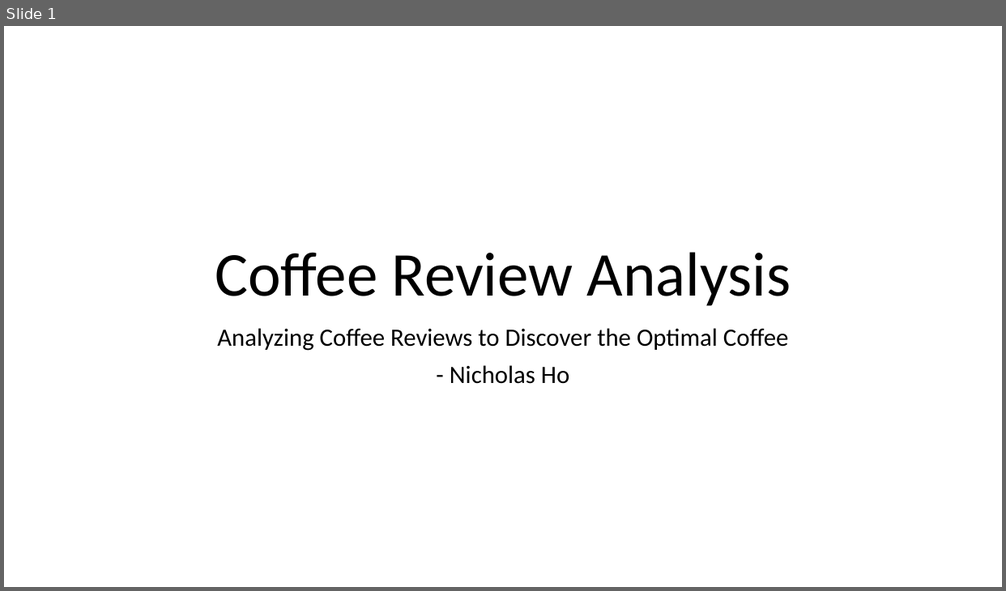
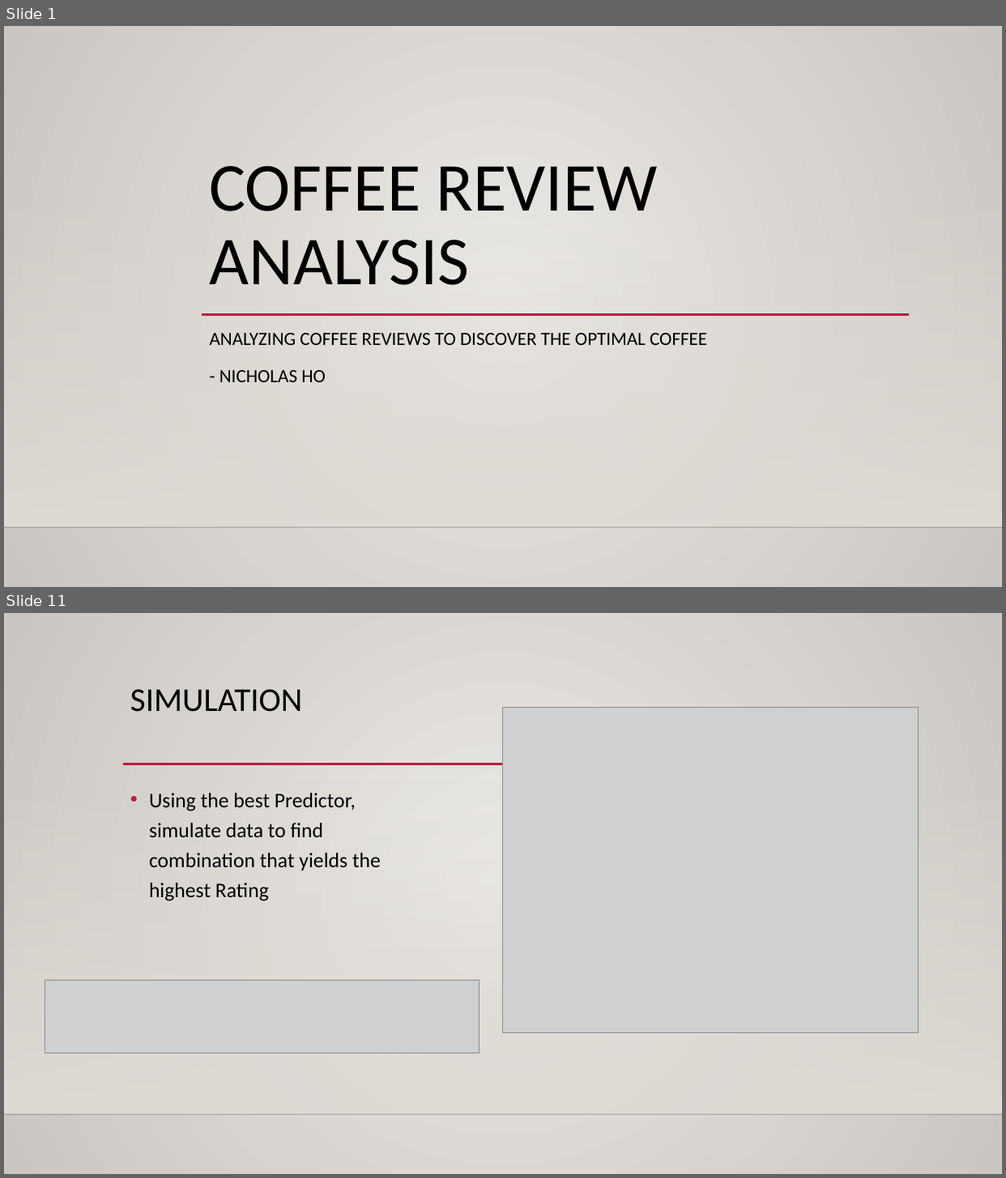
Before and after one commit to DATA-606-SPRING-2023-TUE/nicholas_data606, a slide deck: docs/Project_Presentation.pptx. Shown one above the other, each under a label of ours: slide 1 before the commit, slides 1 and 11 after it; the slides between them are not shown. The pictures are 1006x591 and 1006x1178 pixels, drawn with LibreOffice and Linux fonts; fonts in the diff are those of the drawing; grey boxes stand for pictures; background and template pictures are left out. Boxes give left, top, right and bottom in pixels: in the first picture for what was removed or moved away, otherwise in the second. Text is boxed around its words. In the diff, an @@ line names an element or a change of style, - is before the commit and + after.

```diff
--- a/docs/Project_Presentation.pptx
+++ b/docs/Project_Presentation.pptx
@@ slide 11 added at (4, 613, 1002, 1174), background gradient #ECEAE7 to #CAC7C1; not listed: 2 template elements that a slide beside it also shows @@
@@ title added at (130, 689, 302, 712), 32 pt, text #000000 @@
+SIMULATION
@@ picture added at (503, 707, 918, 1033) @@
@@ line added from (123, 764) to (910, 764), #B71E42 2.5 pt @@
@@ text added at (149, 793, 381, 901), 20 pt, text #000000 @@
+• Using the best Predictor, simulate data to find combination that yields the highest Rating
@@ picture added at (45, 981, 479, 1053) @@
@@ slide 1 changed as well @@
@@ background #FFFFFF to gradient #ECEAE7 to #CAC7C1 @@
@@ title at (210, 166, 658, 285): text changed; size 60 to 66 pt @@
-Coffee Review Analysis
+COFFEE REVIEW ANALYSIS
@@ rectangle added at (4, 191, 1002, 527), fill gradient #DFDBD5 @@
@@ line added from (202, 315) to (909, 315), #B71E42 2.5 pt @@
@@ subtitle at (210, 333, 707, 382): text changed; size 24 to 18 pt @@
-Analyzing Coffee Reviews to Discover the Optimal Coffee
-- Nicholas Ho
+ANALYZING COFFEE REVIEWS TO DISCOVER THE OPTIMAL COFFEE
+- NICHOLAS HO
@@ line added from (4, 527) to (1002, 527), #000001 1 pt @@
```
Also in this commit, not shown: 3 other slides changed, 8 other slides added, 5 slides removed.
